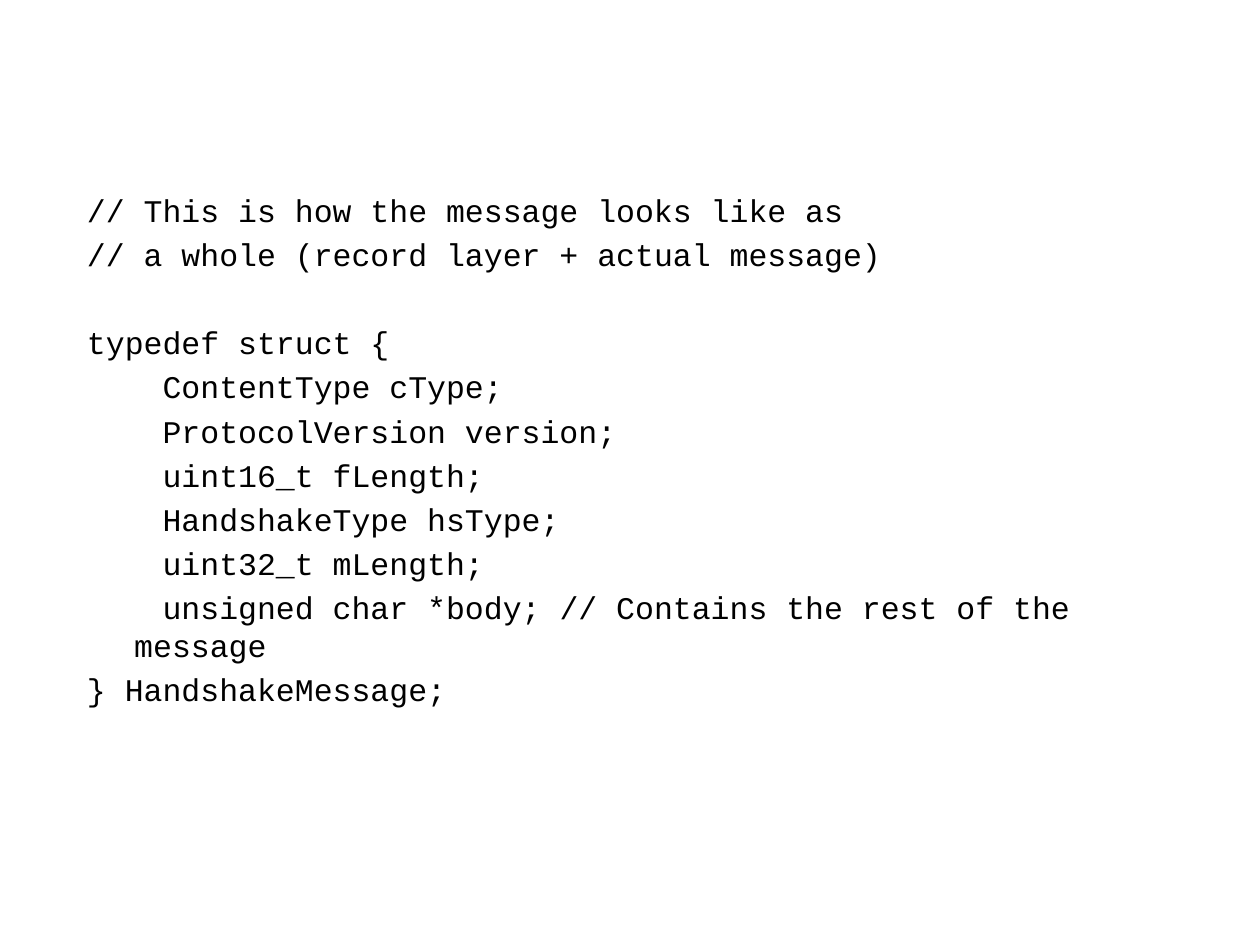
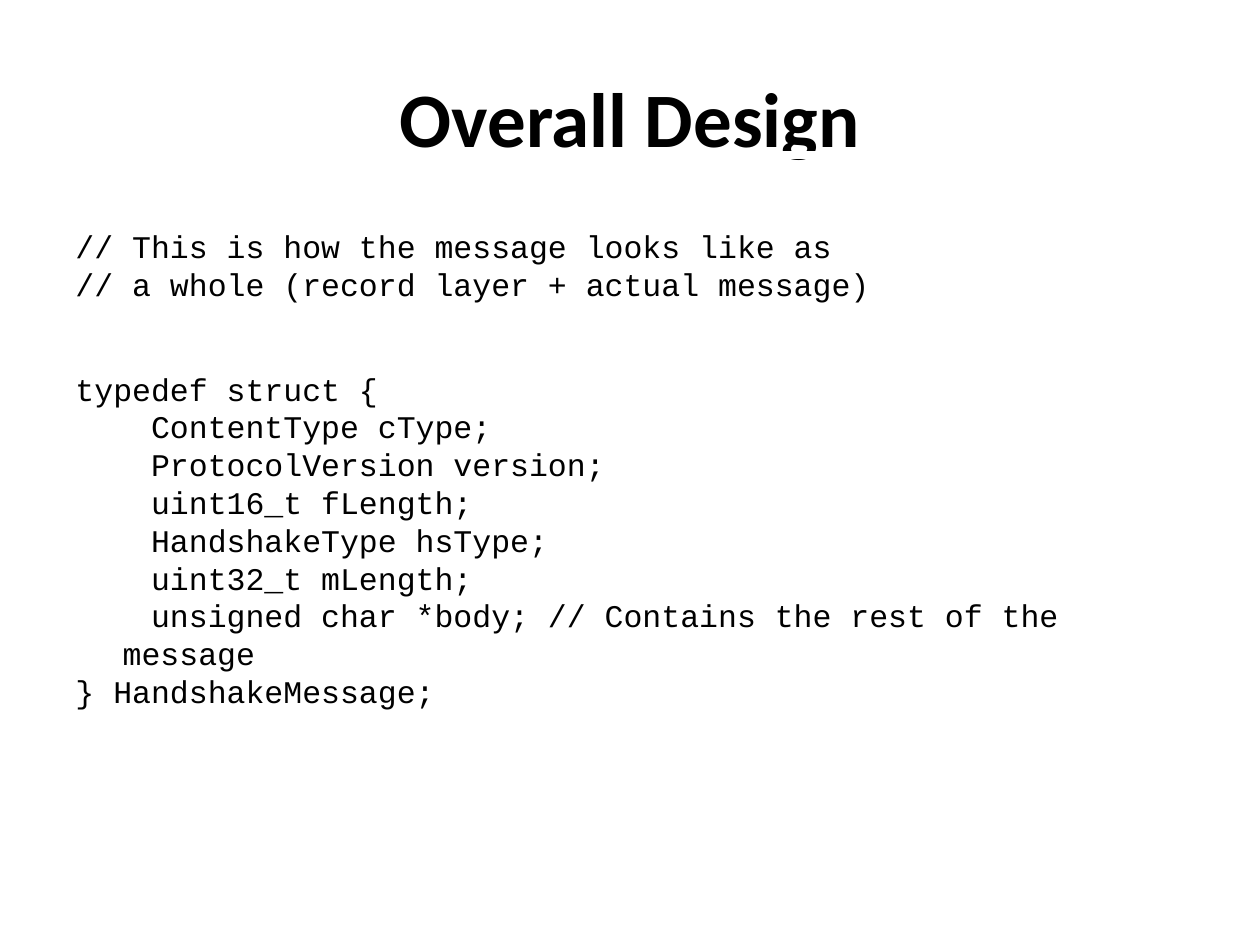
Before and after one commit to bayotop/tls-parser, a slide deck: slide 4 of parser-presentation.pptx. Drawn at 1260x945 pixels with LibreOffice and Linux fonts; fonts in the diff are those of the drawing. Boxes give left, top, right and bottom in pixels: in the first picture for what was removed or moved away, otherwise in the second. Text is boxed around its words. In the diff, an @@ line names an element or a change of style, - is before the commit and + after.

```diff
--- a/parser-presentation.pptx
+++ b/parser-presentation.pptx
@@ text added at <box>400,93,859,160</box>, 44 pt, text #000000, bold, underline @@
+Overall Design
@@ text "// This is how the ...": place and size @@
-text "// This is how the ..." at <box>87,199,1070,708</box>
+text "// This is how the ..." at <box>75,235,1059,710</box>
@@ text "// This is how the ..." at <box>75,235,1059,710</box>: indent changed; less space between paragraphs @@
```
Also in this commit, not shown: 8 other slides changed, 4 slides added.
